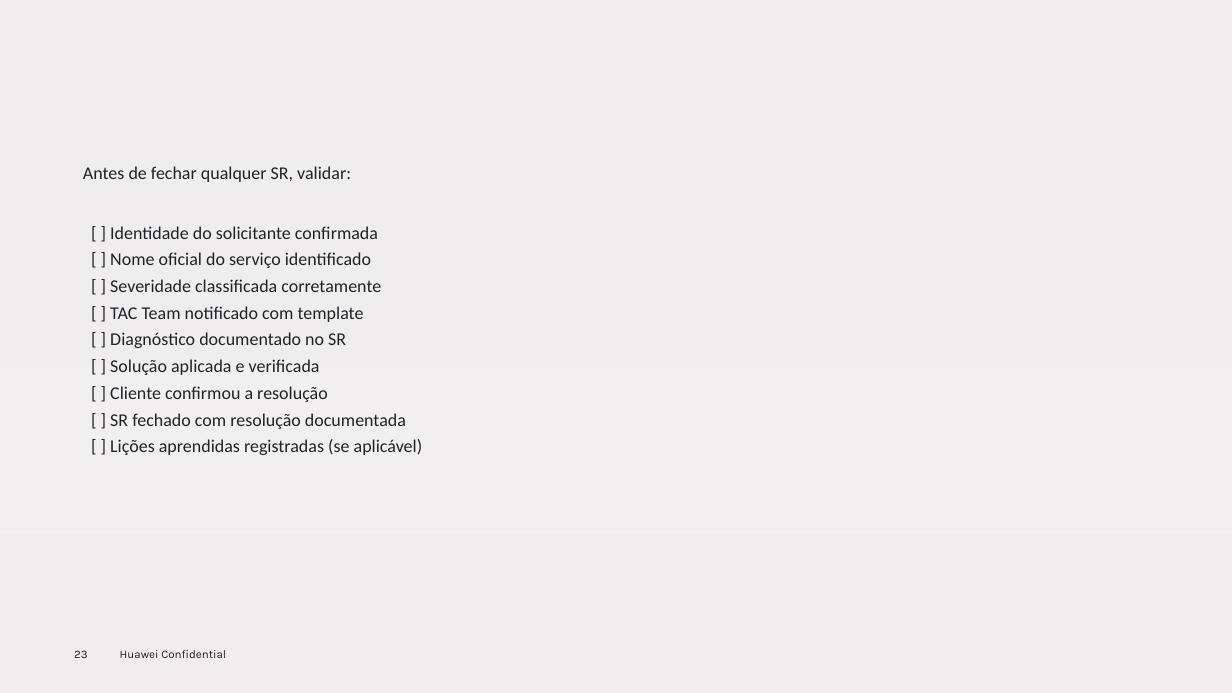
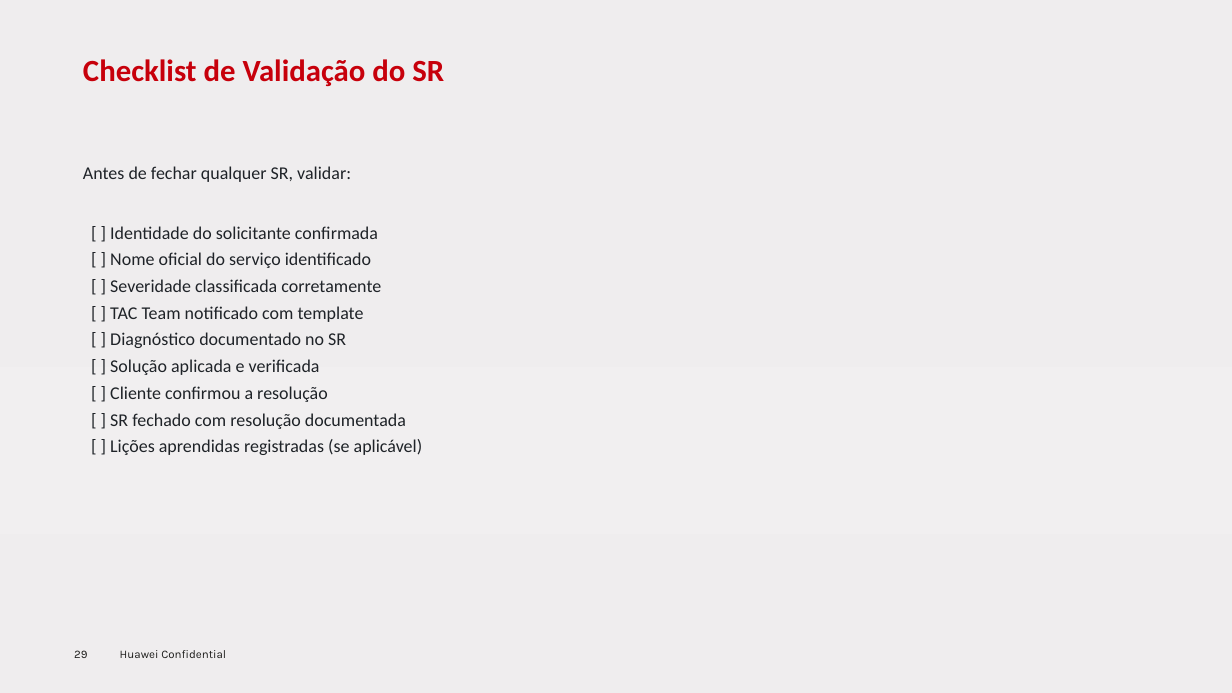
Before and after one commit to RaulMyron/Huawei-doc-templates, a slide deck: slide 29 of examples/ppt/pt-br/sample-pt-br.pptx (slide 23 before the commit). Drawn at 1232x693 pixels with LibreOffice and Linux fonts; fonts in the diff are those of the drawing; background and template pictures are left out. Boxes give left, top, right and bottom in pixels: in the first picture for what was removed or moved away, otherwise in the second. Text is boxed around its words. In the diff, an @@ line names an element or a change of style, - is before the commit and + after.

```diff
--- a/examples/ppt/pt-br/sample-pt-br.pptx
+++ b/examples/ppt/pt-br/sample-pt-br.pptx
@@ title added at (83, 59, 444, 86), 24 pt, text #C7000B, bold @@
+Checklist de Validação do SR
@@ page number at (74, 650, 87, 658): text changed @@
-23
+29
```
Also in this commit, not shown: 17 other slides changed, 7 slides added, 1 slide removed, 5 other files.
